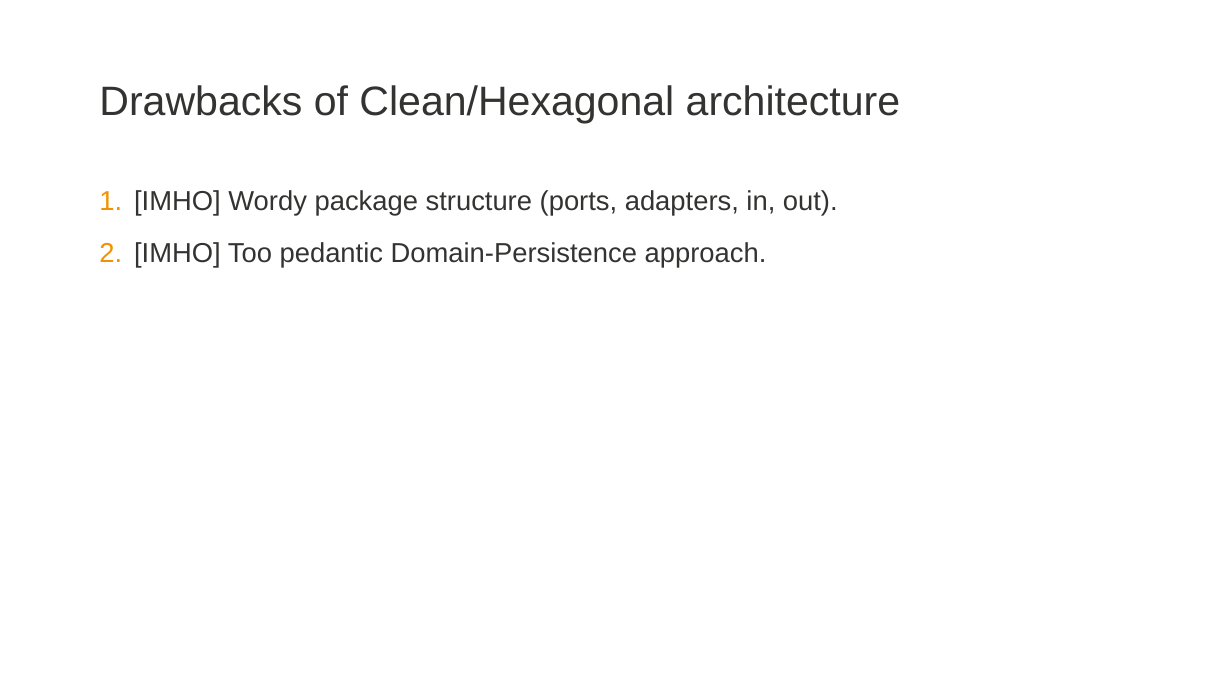
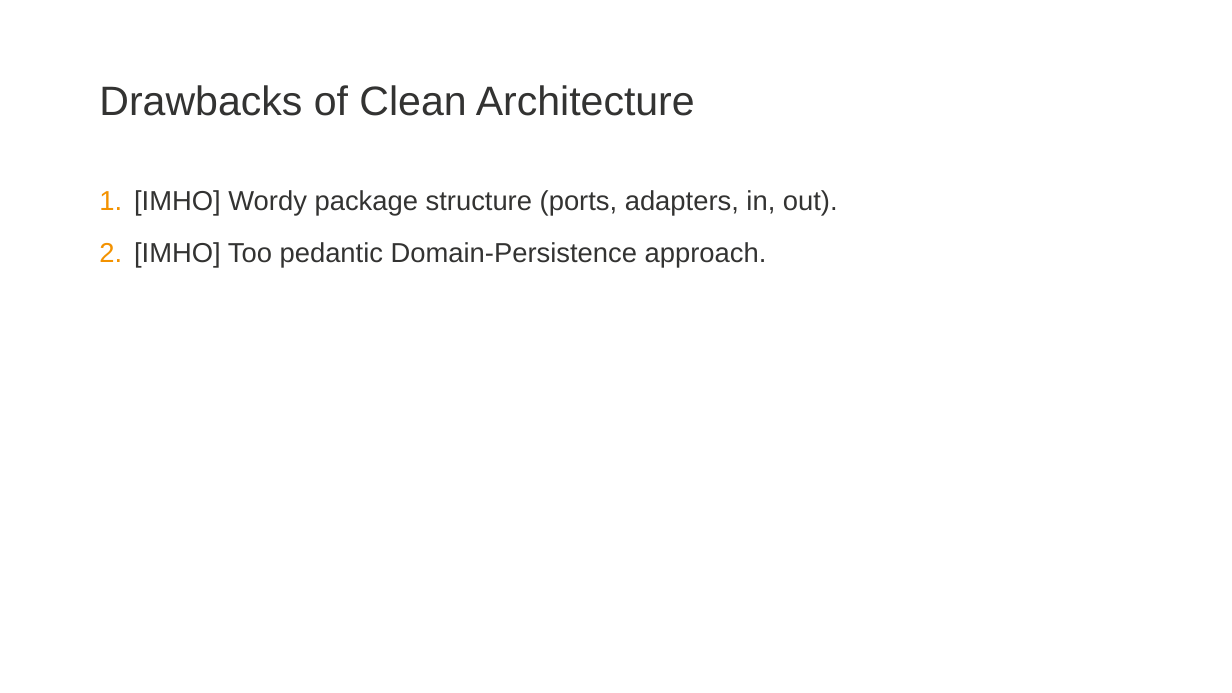
Before and after one commit to zatsepinvl/where-to-put-the-service, a slide deck: slide 31 of Where to put the service.pptm. Drawn at 1232x693 pixels with LibreOffice and Linux fonts; fonts in the diff are those of the drawing; background and template pictures are left out. Boxes give left, top, right and bottom in pixels: in the first picture for what was removed or moved away, otherwise in the second. Text is boxed around its words. In the diff, an @@ line names an element or a change of style, - is before the commit and + after.

Commit message:
Add clean arch

```diff
--- a/Where to put the service.pptm
+++ b/Where to put the service.pptm
@@ title at [99,85,695,116]: text changed @@
-Drawbacks of Clean/Hexagonal architecture
+Drawbacks of Clean Architecture
```
Also in this commit, not shown: 5 other slides changed, 1 slide added, 35 other files.
